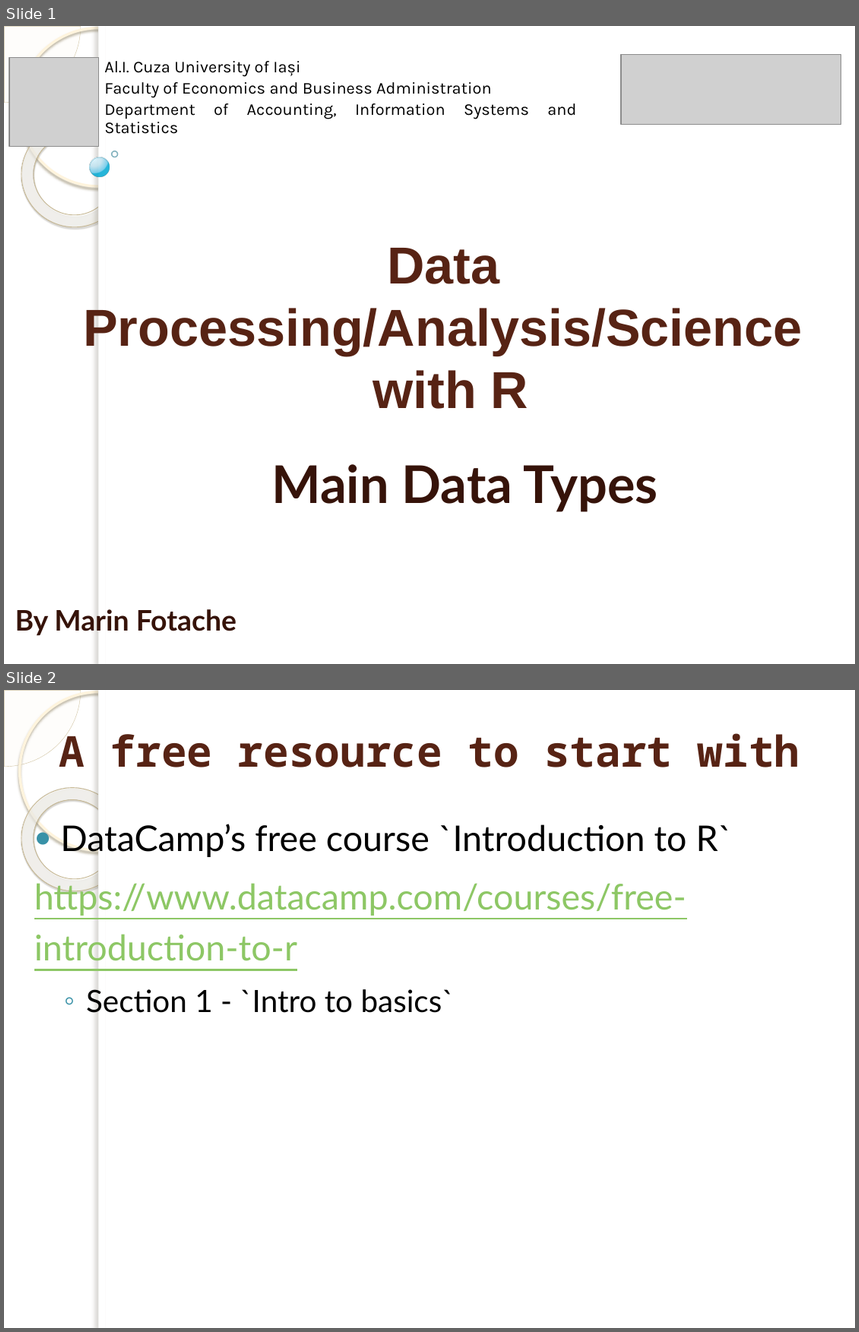
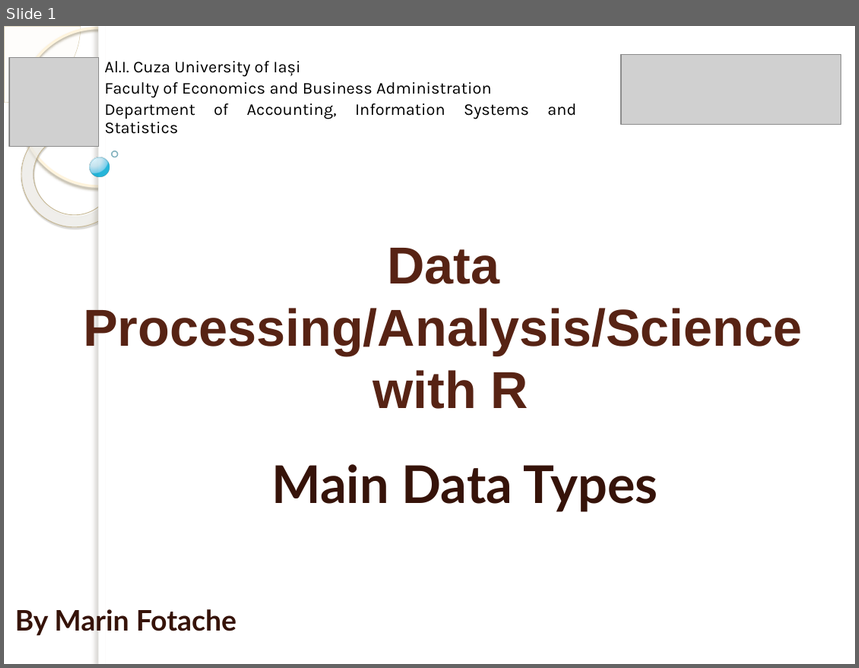
Before and after one commit to marinfotache/Data-Processing-Analysis-Science-with-R, a slide deck: 01 R_Introduction_Data Structures/01b_Main Data Types.pptx. Shown one above the other, each under a label of ours: slides 1 and 2 before the commit, slide 1 after it. The pictures are 859x1332 and 859x668 pixels, drawn with LibreOffice and Linux fonts; fonts in the diff are those of the drawing; grey boxes stand for pictures; background and template pictures are left out. Boxes give left, top, right and bottom in pixels: in the first picture for what was removed or moved away, otherwise in the second. Text is boxed around its words. In the diff, an @@ line names an element or a change of style, - is before the commit and + after.

```diff
--- a/01 R_Introduction_Data Structures/01b_Main Data Types.pptx
+++ b/01 R_Introduction_Data Structures/01b_Main Data Types.pptx
@@ slide 2 removed at (4,690,855,1328), background picture (left out); not listed: 5 template elements that a slide beside it also shows @@
@@ title removed at (59,728,800,768) @@
-A free resource to start with
@@ text removed at (34,824,733,1013) @@
-● DataCamp’s free course `Introduction to R`
-https://www.datacamp.com/courses/free-introduction-to-r
-  ◦ Section 1 - `Intro to basics`
```
Also in this commit, not shown: 1 slide changed, 1 slide added, 1 other slide removed.
